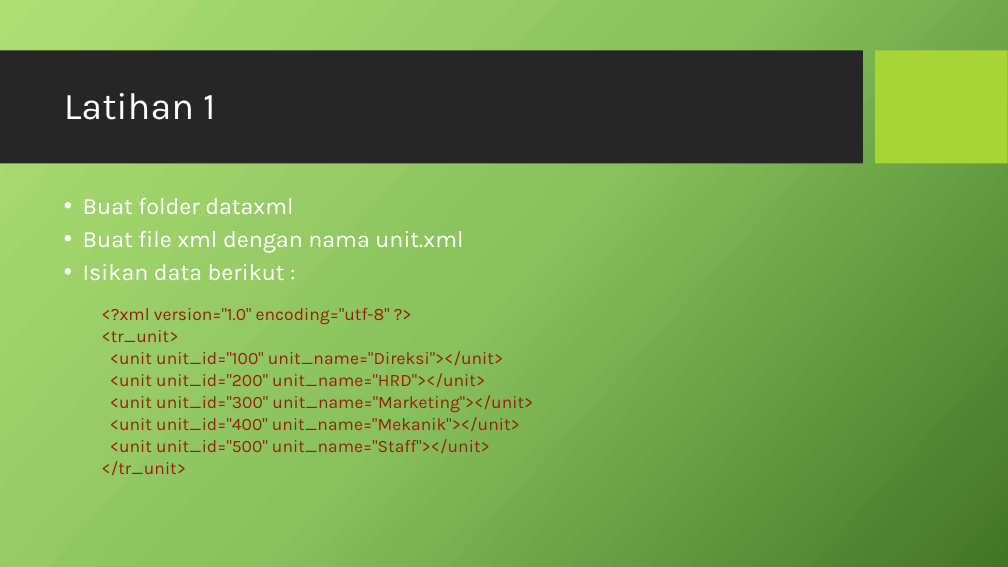
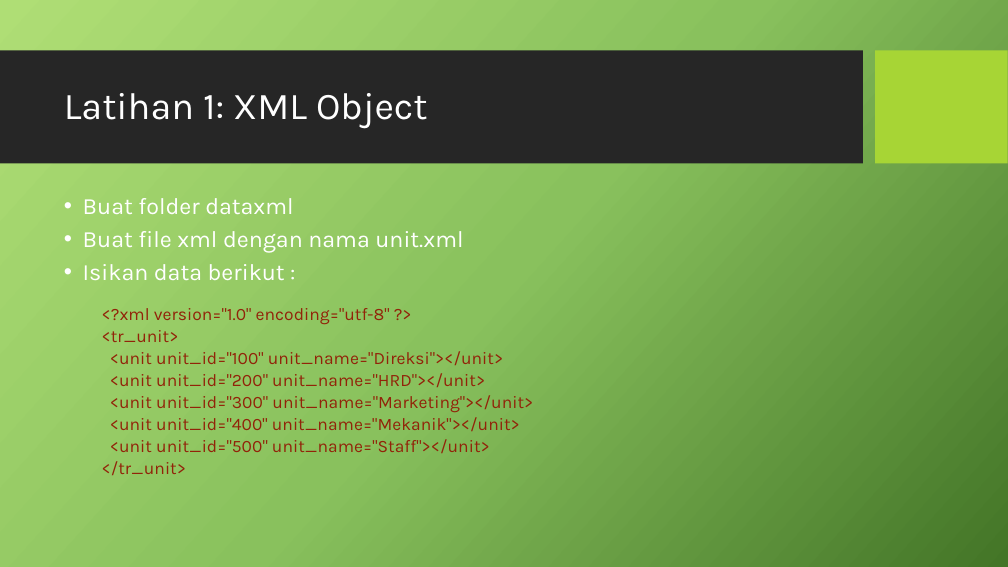
Before and after one commit to prayitna/asp.net, a slide deck: slide 12 of presentasi 3.pptx. Drawn at 1008x567 pixels with LibreOffice and Linux fonts; fonts in the diff are those of the drawing; background and template pictures are left out. Boxes give left, top, right and bottom in pixels: in the first picture for what was removed or moved away, otherwise in the second. Text is boxed around its words. In the diff, an @@ line names an element or a change of style, - is before the commit and + after.

Commit message:
latihan5 ok

```diff
--- a/presentasi 3.pptx
+++ b/presentasi 3.pptx
@@ title at box(64, 93, 428, 128): text changed @@
-Latihan 1
+Latihan 1: XML Object
```
Also in this commit, not shown: 2 other slides changed, 8 slides added, 49 other files.
